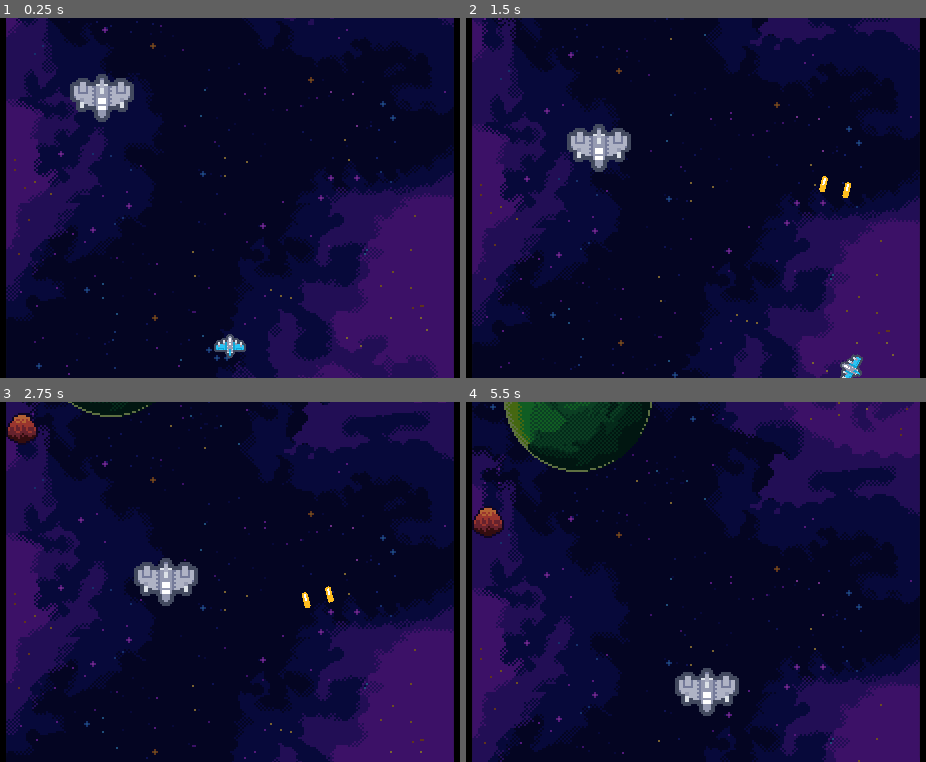
Above: before the commit, frames 1-4 (two rows, left to right).
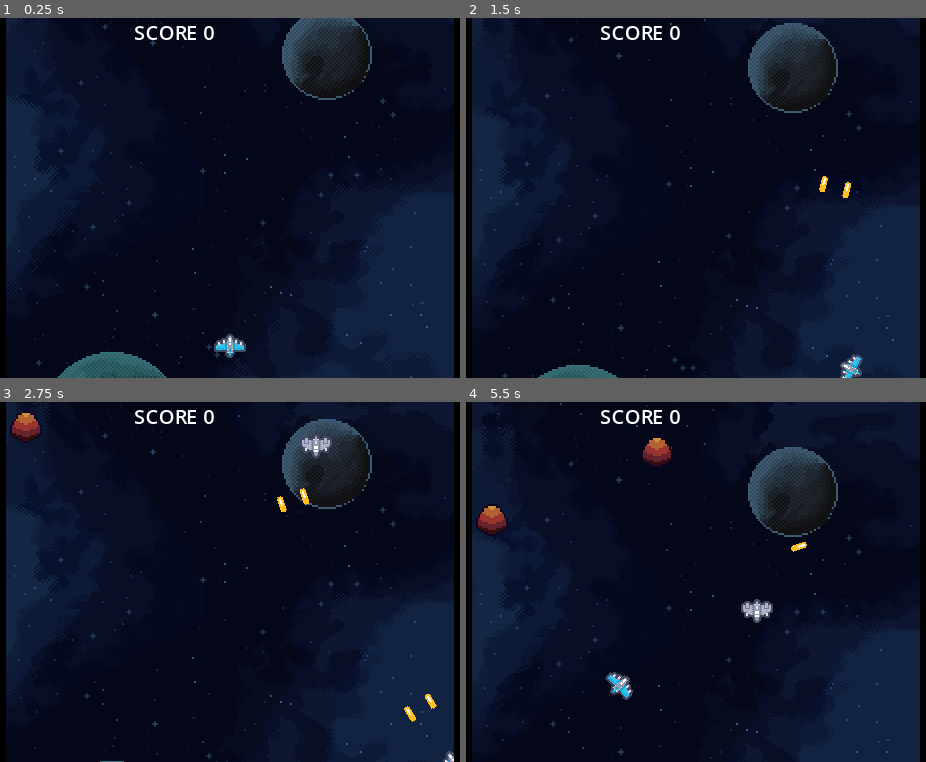
Above: after the commit, the same moments.

Repository: Deathofmatrix/23T3_GPG213_SHMUP
Game: Godot game, scene res://levels/main_level.tscn
The game is run twice, just before and just after one commit, with the same random seed, the same clock (stepped at 60 frames per second) and the same inputs. The engine's default icon, where the game draws it, is replaced by a stand-in: a white triangle on a blue panel in a dark square.
Inputs (mouse positions are in pixels of both pictures, inside the frame that each line leads up to):
- Up to frame 1 (0.25 s): no input
- Up to frame 2 (1.5 s): move the mouse to (838, 180) at 0.52 s; press the mouse at (838, 180) at 0.53 s; hold D (right) 0.53-1.28 s; move the mouse to (567, 216) at 1.27 s; release the mouse at (567, 216) at 1.28 s; hold S (down) from 1.28 s (still down); right-click (567, 216) at 1.35 s
- Up to frame 3 (2.75 s): move the mouse to (294, 502) at 2.02 s; release S (down) at 2.03 s; press the mouse at (294, 502) at 2.03 s; hold D (right) from 2.03 s (still down)
- Up to frame 4 (5.5 s): move the mouse to (663, 654) at 2.77 s; release D (right) at 2.78 s; release the mouse at (663, 654) at 2.78 s; hold W (up) 2.78-3.53 s; right-click (663, 654) at 2.85 s; move the mouse to (889, 636) at 3.52 s; press the mouse at (889, 636) at 3.53 s; hold A (left) 3.53-5.03 s; move the mouse to (502, 528) at 4.27 s; release the mouse at (502, 528) at 4.28 s; right-click (502, 528) at 4.35 s; move the mouse to (728, 582) at 5.02 s; press the mouse at (728, 582) at 5.03 s; hold S (down) from 5.03 s (still down)

The runs differ from the first frame. In frame 1, 32% of the frame differs, in the area x 1-99%, y 0-100%; in frame 2, 31%; in frame 3, 32%; in frame 4, 39%.

Commit message:
score system

Diff:
--- /dev/null
+++ b/UI/hud.gd
@@ -0,0 +1,12 @@
+extends Control
+
+var score = 0
+
+func _ready():
+	EventManager.connect("enemy_destroyed", _on_enemy_destroyed)
+	$Score.text = "SCORE " + str(score)
+
+func _on_enemy_destroyed(_pos, points):
+	score += points
+	$Score.text = "SCORE " + str(score)
+	print(score)
--- /dev/null
+++ b/UI/hud.tscn
@@ -0,0 +1,52 @@
+[gd_scene load_steps=3 format=3 uid="uid://d8xrnob8i15r"]
+
+[ext_resource type="Script" path="res://UI/hud.gd" id="1_04bju"]
+
+[sub_resource type="LabelSettings" id="LabelSettings_4ylym"]
+font_size = 10
+
+[node name="HUD" type="Control"]
+layout_mode = 3
+anchors_preset = 15
+anchor_right = 1.0
+anchor_bottom = 1.0
+grow_horizontal = 2
+grow_vertical = 2
+script = ExtResource("1_04bju")
+
+[node name="Score" type="Label" parent="."]
+layout_mode = 1
+anchors_preset = 5
+anchor_left = 0.5
+anchor_right = 0.5
+offset_left = -48.0
+offset_right = 48.0
+offset_bottom = 26.0
+grow_horizontal = 2
+text = "SCORE: 9999"
+label_settings = SubResource("LabelSettings_4ylym")
+
+[node name="PanelContainer" type="PanelContainer" parent="."]
+layout_mode = 1
+anchors_preset = 9
+anchor_bottom = 1.0
+offset_right = 48.0
+grow_vertical = 2
+
+[node name="ColorRect" type="ColorRect" parent="PanelContainer"]
+layout_mode = 2
+color = Color(0, 0, 0, 1)
+
+[node name="PanelContainer2" type="PanelContainer" parent="."]
+custom_minimum_size = Vector2(48, 0)
+layout_mode = 1
+anchors_preset = 11
+anchor_left = 1.0
+anchor_right = 1.0
+anchor_bottom = 1.0
+grow_horizontal = 0
+grow_vertical = 2
+
+[node name="ColorRect2" type="ColorRect" parent="PanelContainer2"]
+layout_mode = 2
+color = Color(0, 0, 0, 1)
--- a/UI/ui.tscn
+++ /dev/null
@@ -1,36 +0,0 @@
-[gd_scene format=3 uid="uid://d8xrnob8i15r"]
-
-[node name="UICanvasLayer" type="CanvasLayer"]
-
-[node name="UI" type="Control" parent="."]
-layout_mode = 3
-anchors_preset = 15
-anchor_right = 1.0
-anchor_bottom = 1.0
-grow_horizontal = 2
-grow_vertical = 2
-
-[node name="PanelContainer" type="PanelContainer" parent="UI"]
-layout_mode = 1
-anchors_preset = 9
-anchor_bottom = 1.0
-offset_right = 48.0
-grow_vertical = 2
-
-[node name="ColorRect" type="ColorRect" parent="UI/PanelContainer"]
-layout_mode = 2
-color = Color(0, 0, 0, 1)
-
-[node name="PanelContainer2" type="PanelContainer" parent="UI"]
-custom_minimum_size = Vector2(48, 0)
-layout_mode = 1
-anchors_preset = 11
-anchor_left = 1.0
-anchor_right = 1.0
-anchor_bottom = 1.0
-grow_horizontal = 0
-grow_vertical = 2
-
-[node name="ColorRect2" type="ColorRect" parent="UI/PanelContainer2"]
-layout_mode = 2
-color = Color(0, 0, 0, 1)
--- /dev/null
+++ b/autoloads/event_manager.gd
@@ -0,0 +1,3 @@
+extends Node
+
+signal enemy_destroyed(global_position: Vector2, points: int)
--- a/backgrounds/parallax_scrolling_scene.tscn
+++ b/backgrounds/parallax_scrolling_scene.tscn
@@ -1,16 +1,17 @@
 [gd_scene load_steps=3 format=3 uid="uid://dw5gm0met1k0c"]
 
 [ext_resource type="Script" path="res://backgrounds/parallax_scrolling_scene.gd" id="1_x8ow8"]
-[ext_resource type="Texture2D" uid="uid://sotfujrnxudn" path="res://backgrounds/backgroundreal.png" id="2_f2mdg"]
+[ext_resource type="Texture2D" uid="uid://ch5xq5a07vtq1" path="res://backgrounds/backgroundgreyscalel.png" id="2_xu3qh"]
 
 [node name="ParallaxScrollingScene" type="ParallaxBackground"]
 script = ExtResource("1_x8ow8")
-scrolling_speed = 10.0
+scrolling_speed = 5.0
 
 [node name="ParallaxLayer" type="ParallaxLayer" parent="."]
 motion_mirroring = Vector2(0, 320)
 
 [node name="Sprite2D" type="Sprite2D" parent="ParallaxLayer"]
-texture = ExtResource("2_f2mdg")
+self_modulate = Color(0.341176, 0.576471, 0.72549, 1)
+texture = ExtResource("2_xu3qh")
 offset = Vector2(0, 160)
 region_rect = Rect2(0, 0, 224, 320)
--- /dev/null
+++ b/enemies/enemy.gd
@@ -0,0 +1,4 @@
+class_name Enemy
+extends CharacterBody2D
+
+signal enemy_killed
--- /dev/null
+++ b/enemies/enemy_spawner.gd
@@ -0,0 +1,35 @@
+extends Node2D
+
+signal enemy_killed
+
+@export var chance_to_spawn_enemy = 0.9
+@export var chance_to_spawn_2_enemy = 0.3
+
+var enemy_scenes: Array = [
+	preload("res://enemies/follow_enemy.tscn")
+	]
+
+var min_x_spawn: float
+var max_x_spawn: float
+
+@onready var marker_min_x_spawn = $Markers/MarkerMinXSpawn
+@onready var marker_max_x_spawn = $Markers/MarkerMaxXSpawn
+
+func _ready():
+	min_x_spawn = marker_min_x_spawn.position.x
+	max_x_spawn = marker_max_x_spawn.position.x
+
+
+func create_enemy(enemy_index: int):
+	var selected_position = Vector2(randf_range(min_x_spawn, max_x_spawn), 0)
+	var enemy = enemy_scenes[enemy_index].instantiate() as Enemy
+	enemy.position = selected_position
+	add_child(enemy)
+
+
+
+func _on_creation_timer_timeout():
+	if randf_range(0,1) <= chance_to_spawn_enemy:
+		create_enemy(0)
+		if randf_range(0,1) <= chance_to_spawn_2_enemy:
+			create_enemy(0)
--- /dev/null
+++ b/enemies/enemy_spawner.tscn
@@ -0,0 +1,33 @@
+[gd_scene load_steps=3 format=3 uid="uid://b5s4k7dtq4xy7"]
+
+[ext_resource type="Script" path="res://enemies/enemy_spawner.gd" id="1_mnnqm"]
+[ext_resource type="Texture2D" uid="uid://dvpqs4dayer11" path="res://icon.svg" id="2_1edjd"]
+
+[node name="EnemySpawner" type="Node2D"]
+script = ExtResource("1_mnnqm")
+
+[node name="CreationTimer" type="Timer" parent="."]
+wait_time = 2.0
+autostart = true
+
+[node name="Markers" type="Node2D" parent="."]
+unique_name_in_owner = true
+
+[node name="MarkerMinXSpawn" type="Marker2D" parent="Markers"]
+position = Vector2(53, 0)
+
+[node name="Sprite2D" type="Sprite2D" parent="Markers/MarkerMinXSpawn"]
+visible = false
+scale = Vector2(0.2, 0.2)
+texture = ExtResource("2_1edjd")
+
+[node name="MarkerMaxXSpawn" type="Marker2D" parent="Markers"]
+position = Vector2(263, 0)
+
+[node name="Sprite2D3" type="Sprite2D" parent="Markers/MarkerMaxXSpawn"]
+visible = false
+position = Vector2(0, 1)
+scale = Vector2(0.2, 0.2)
+texture = ExtResource("2_1edjd")
+
+[connection signal="timeout" from="CreationTimer" to="." method="_on_creation_timer_timeout"]
--- a/enemies/follow_enemy.gd
+++ b/enemies/follow_enemy.gd
@@ -1,14 +1,16 @@
 class_name FollowEnemy
-extends CharacterBody2D
+extends Enemy
 
 @export var movement_speed: int = 50
+@export var points = 100
 
 func _process(_delta):
 	var direction = Vector2(0,1)
-	direction.x = position.direction_to(GlobalPlayerInfo.player_position).x
+	direction.x = global_position.direction_to(GlobalPlayerInfo.player_position).x
 	velocity = direction * movement_speed
 	move_and_slide()
 
 #
 func _on_health_system_killed():
 	print(name + "killed")
+	EventManager.emit_signal("enemy_destroyed", global_position, points)
--- a/enemies/follow_enemy.tscn
+++ b/enemies/follow_enemy.tscn
@@ -5,23 +5,29 @@
 [ext_resource type="PackedScene" uid="uid://b0ip1ow4i64ql" path="res://player/resources/health_system.tscn" id="3_qjubl"]
 
 [sub_resource type="RectangleShape2D" id="RectangleShape2D_0h8my"]
-size = Vector2(32, 24)
+size = Vector2(14, 8)
 
 [node name="FollowEnemy" type="CharacterBody2D"]
 collision_layer = 4
 collision_mask = 3
 motion_mode = 1
+platform_on_leave = 2
 script = ExtResource("1_3qm14")
-movement_speed = 40
+movement_speed = 30
 
 [node name="Sprite2D" type="Sprite2D" parent="."]
 rotation = 3.14159
+scale = Vector2(0.5, 0.5)
 texture = ExtResource("1_r5b5g")
 region_enabled = true
 region_rect = Rect2(66, 99, 32, 32)
 
 [node name="CollisionShape2D" type="CollisionShape2D" parent="."]
+position = Vector2(0, -1)
 shape = SubResource("RectangleShape2D_0h8my")
 
 [node name="HealthSystem" parent="." instance=ExtResource("3_qjubl")]
+max_health = 20
 wait_time = 0.1
+
+[connection signal="killed" from="HealthSystem" to="." method="_on_health_system_killed"]
--- a/levels/main_level.tscn
+++ b/levels/main_level.tscn
@@ -3,13 +3,14 @@
 [ext_resource type="PackedScene" uid="uid://31dxe106neto" path="res://player/player.tscn" id="1_5a0w1"]
 [ext_resource type="PackedScene" uid="uid://cq61d13iqc062" path="res://obstacles/obstacle_spawner.tscn" id="2_24k8o"]
 [ext_resource type="PackedScene" uid="uid://dw5gm0met1k0c" path="res://backgrounds/parallax_scrolling_scene.tscn" id="3_21dg8"]
-[ext_resource type="PackedScene" uid="uid://d8xrnob8i15r" path="res://UI/ui.tscn" id="4_64i7p"]
-[ext_resource type="PackedScene" uid="uid://jvoeqb4k138e" path="res://enemies/follow_enemy.tscn" id="5_g7blh"]
+[ext_resource type="PackedScene" uid="uid://d8xrnob8i15r" path="res://UI/hud.tscn" id="4_64i7p"]
+[ext_resource type="PackedScene" uid="uid://b5s4k7dtq4xy7" path="res://enemies/enemy_spawner.tscn" id="5_nfb7c"]
 
 [node name="MainLevel" type="Node2D"]
 
-[node name="UI" parent="." instance=ExtResource("4_64i7p")]
-layer = 10
+[node name="CanvasLayer" type="CanvasLayer" parent="."]
+
+[node name="HUD" parent="CanvasLayer" instance=ExtResource("4_64i7p")]
 
 [node name="Camera2D" type="Camera2D" parent="."]
 
@@ -17,11 +18,10 @@
 position = Vector2(0, 74)
 rotation = -1.5708
 
+[node name="EnemySpawner" parent="." instance=ExtResource("5_nfb7c")]
+position = Vector2(-160, -90)
+
 [node name="obstacle_spawner" parent="." instance=ExtResource("2_24k8o")]
-position = Vector2(-162, -89)
+position = Vector2(-160, -90)
 
 [node name="ParallaxScrollingScene" parent="." instance=ExtResource("3_21dg8")]
-
-[node name="FollowEnemy" parent="." instance=ExtResource("5_g7blh")]
-position = Vector2(-66, -55)
-movement_speed = 20
--- a/obstacles/meteor.gd
+++ b/obstacles/meteor.gd
@@ -2,6 +2,7 @@
 extends CharacterBody2D
 
 var movement_speed: int = 100
+var points = 1000
 
 func _process(_delta):
 	var direction = Vector2(0,1)
@@ -11,3 +12,4 @@
 #
 func _on_health_system_killed():
 	print(name + "killed")
+	EventManager.emit_signal("enemy_destroyed", global_position, points)
--- a/obstacles/meteor.tscn
+++ b/obstacles/meteor.tscn
@@ -4,9 +4,11 @@
 [ext_resource type="Texture2D" uid="uid://d0bgt6cc0n07m" path="res://obstacles/Meteor.png" id="2_opq6l"]
 [ext_resource type="PackedScene" uid="uid://b0ip1ow4i64ql" path="res://player/resources/health_system.tscn" id="3_q510a"]
 
-[sub_resource type="RectangleShape2D" id="RectangleShape2D_qlpnw"]
+[sub_resource type="CircleShape2D" id="CircleShape2D_skbtm"]
+radius = 7.0
 
 [node name="Meteor" type="CharacterBody2D"]
+z_index = -10
 collision_layer = 16
 collision_mask = 3
 script = ExtResource("1_1qnav")
@@ -16,10 +18,10 @@
 region_rect = Rect2(68, 17, 16, 16)
 
 [node name="CollisionShape2D" type="CollisionShape2D" parent="."]
-shape = SubResource("RectangleShape2D_qlpnw")
+shape = SubResource("CircleShape2D_skbtm")
 
 [node name="HealthSystem" parent="." instance=ExtResource("3_q510a")]
-max_health = 20
+max_health = 200
 wait_time = 0.01
 
 [connection signal="killed" from="HealthSystem" to="." method="_on_health_system_killed"]
--- a/player/player.gd
+++ b/player/player.gd
@@ -5,6 +5,10 @@
 @export var movement_data: MovementData
 @export var weapons: Array[Weapon]
 @onready var current_weapons = %CurrentWeapons
+
+var screen_half_height: int = 90
+var screen_half_width: int = 112
+
 var Shotgun = preload("res://weapons/shotgun/shotgun.tscn")
 
 func _ready():
@@ -13,6 +17,7 @@
 
 func _process(_delta):
 	GlobalPlayerInfo.player_position = global_position
+	lock_player_to_screen()
 	if Input.is_action_just_pressed("secondary_action"):
 		var shotgun = Shotgun.instantiate()
 		add_weapon(shotgun)
@@ -27,6 +32,13 @@
 	look_at(get_global_mouse_position())
 
 
+func lock_player_to_screen():
+	var viewport_pos = get_viewport_rect().position
+	var top_left = viewport_pos - Vector2(screen_half_width, screen_half_height)
+	var bottom_right = viewport_pos + Vector2(screen_half_width, screen_half_height)
+	global_position = global_position.clamp(top_left, bottom_right)
+
+
 func handle_acceleration(input_axis, delta):
 	if input_axis != Vector2.ZERO:
 		velocity = velocity.move_toward(input_axis * movement_data.max_speed, movement_data.acceleration * delta)
@@ -36,6 +48,7 @@
 	if input_axis == Vector2.ZERO:
 		velocity = velocity.move_toward(Vector2.ZERO, movement_data.friction * delta)
 
+
 func check_weapon_duplicate(weapon: Weapon):
 	for i in current_weapons.get_children():
 		if i.weapon_name == weapon.weapon_name:
@@ -44,9 +57,14 @@
 	weapons.append(weapon)
 	return false
 
+
 func add_weapon(weapon: Weapon):
 	print(check_weapon_duplicate(weapon))
 	if check_weapon_duplicate(weapon):
 		weapon.queue_free()
 	else:
 		current_weapons.add_child(weapon)
+
+
+func _on_hit_box_body_entered(_body):
+	$HealthSystem.handle_damage(10)
--- a/player/player.tscn
+++ b/player/player.tscn
@@ -7,8 +7,12 @@
 [ext_resource type="PackedScene" uid="uid://b0ip1ow4i64ql" path="res://player/resources/health_system.tscn" id="5_634nx"]
 
 [sub_resource type="CapsuleShape2D" id="CapsuleShape2D_25jxs"]
-radius = 5.0
-height = 14.0
+radius = 4.0
+height = 12.0
+
+[sub_resource type="CapsuleShape2D" id="CapsuleShape2D_5swk7"]
+radius = 6.0
+height = 16.0
 
 [node name="Player" type="CharacterBody2D"]
 collision_mask = 28
@@ -30,3 +34,10 @@
 [node name="Pistol" parent="CurrentWeapons" instance=ExtResource("3_isbyh")]
 
 [node name="HealthSystem" parent="." instance=ExtResource("5_634nx")]
+
+[node name="HitBox" type="Area2D" parent="."]
+
+[node name="CollisionShape2D" type="CollisionShape2D" parent="HitBox"]
+shape = SubResource("CapsuleShape2D_5swk7")
+
+[connection signal="body_entered" from="HitBox" to="." method="_on_hit_box_body_entered"]
--- a/player/resources/health_system.gd
+++ b/player/resources/health_system.gd
@@ -5,6 +5,8 @@
 
 @export var max_health: int = 100
 @onready var health = max_health: set = _handle_health
+
+var is_invulnerable = false
 
 # player can be damaged as fast as the game will update without this
 # will need to be tweeked further for enemies,
@@ -20,7 +22,7 @@
 
 func handle_damage(amount):
 	# print("hit player") # connection confirmed
-	if invulnerability_timer.is_stopped():
+	if is_invulnerable:
 	#	print("dealt damage") # connection confirmed
 		invulnerability_timer.start()
 		_handle_health(health - amount)
@@ -29,6 +31,7 @@
 # presently nil functionality
 func kill():
 	print("killed")
+	emit_signal("killed") #incase anything else wants to know you're dead
 	get_parent().queue_free()
 
 
@@ -36,10 +39,13 @@
 func _handle_health(value):
 	# print("_handle_health called") # connection confirmed
 	var prev_health = health
-	health =clamp(value,0 , max_health)
+	health = clamp(value,0 , max_health)
 	if health != prev_health:
 		print(health) #connection confirmed
 		emit_signal("health_updated", health)
 		if health <= 0:
 			kill()
-			emit_signal("killed") #incase anything else wants to know you're dead
+
+
+func _on_invulnerability_timer_timeout():
+	is_invulnerable = false
--- a/player/resources/health_system.tscn
+++ b/player/resources/health_system.tscn
@@ -7,3 +7,5 @@
 
 [node name="InvulnerabilityTimer" type="Timer" parent="."]
 one_shot = true
+
+[connection signal="timeout" from="InvulnerabilityTimer" to="." method="_on_invulnerability_timer_timeout"]
--- a/project.godot
+++ b/project.godot
@@ -19,6 +19,7 @@
 
 GlobalPlayerInfo="*res://autoloads/global_player_info.gd"
 SceneSwitcher="*res://autoloads/scene_switcher.gd"
+EventManager="*res://autoloads/event_manager.gd"
 
 [display]
 
Binary file added: backgrounds/backgroundgreyscalel.png
Not shown, added: backgrounds/backgroundgreyscalel.png.import
Binary file changed: backgrounds/backgroundreal.png
Binary file changed: obstacles/Meteor.png
Not shown: 1 places in player/player.tscn that only renumber resources
